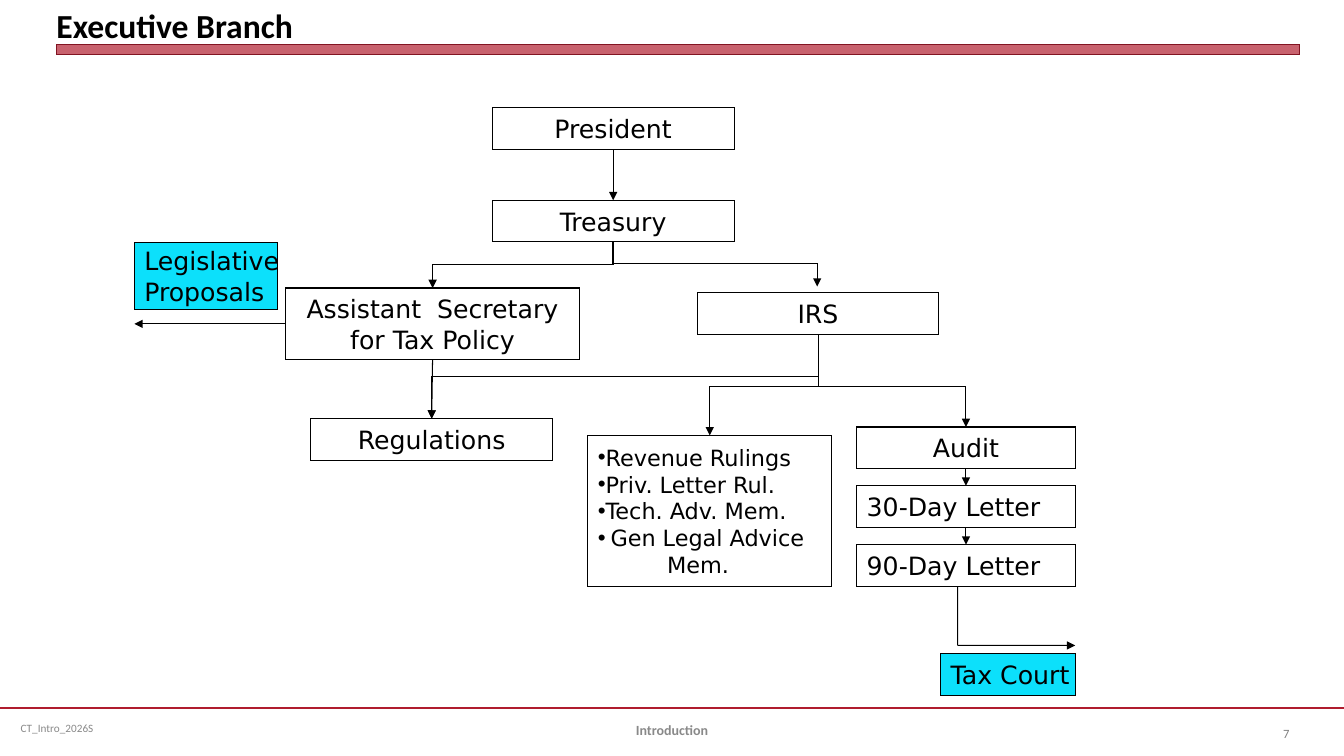
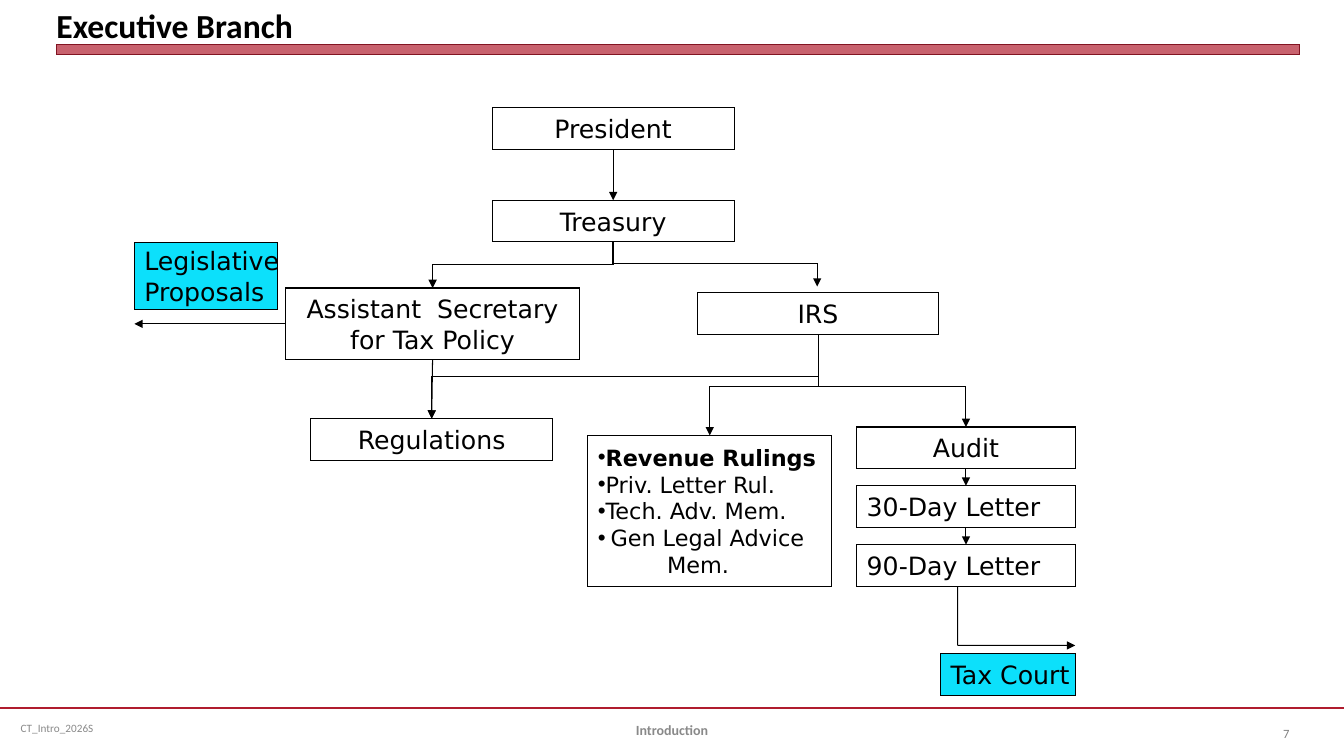
Before and after one commit to jmc877/Corporate-Tax, a slide deck: slide 7 of slides/CT_Intro_2026S.pptx. Drawn at 1344x756 pixels with LibreOffice and Linux fonts; fonts in the diff are those of the drawing. Boxes give left, top, right and bottom in pixels: in the first picture for what was removed or moved away, otherwise in the second. Text is boxed around its words. In the diff, an @@ line names an element or a change of style, - is before the commit and + after.

```diff
--- a/slides/CT_Intro_2026S.pptx
+++ b/slides/CT_Intro_2026S.pptx
@@ text in rectangle at bbox=[606, 449, 816, 471]: bold on in "Revenue Rulings" @@
```
Also in this commit, not shown: 1 other slide changed.
